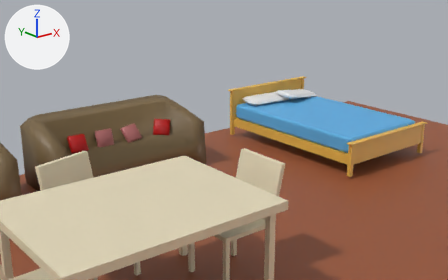
The Blender file Asset/Models/Title/HouseObject/houseObject.blend as it was, and as the next commit left it.
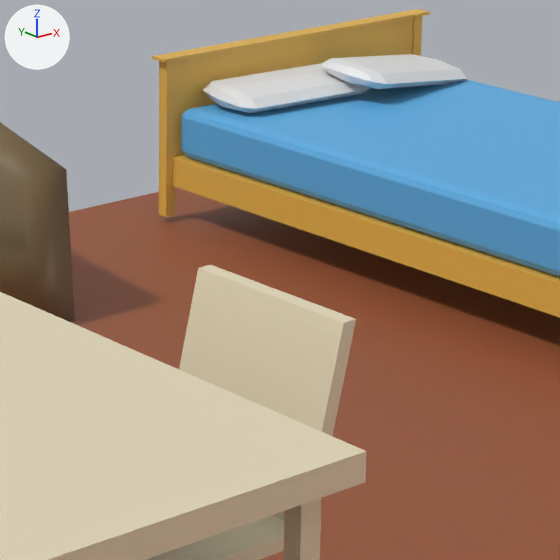
There are two pictures of each version: one from a camera (50 mm lens) standing at (-3.53, -5.34, 2.92) and looking at (1.81, 1.34, 0.25), one close up on the part from 41% to 77% of the width and 26% to 83% of the height. Every picture has the same lights, and +X, +Y and +Z are marked at upper left.
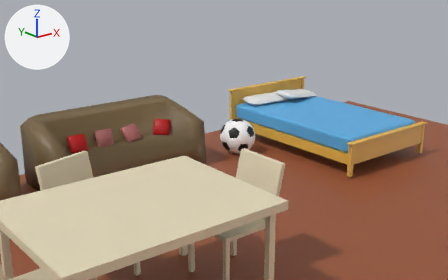
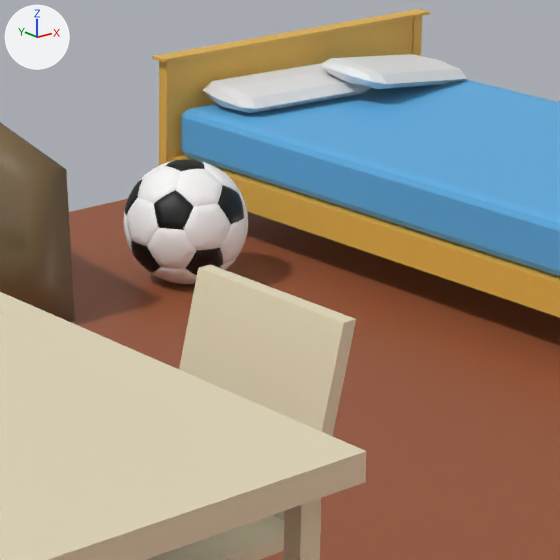
Boxes [x1, y1, x2, y2] around the edits, measured in the close-ups (560 x 560 px):
```json
{"object": "ICO球", "change": "added", "after": [123, 159, 248, 284]}
```

The change, as JSON lines over the scene's bpy script:
```json
{"op": "add", "block": "mat_white", "code": ["mat_white = principled_material('white')", "mat_white.base_color = (1.0, 1.0, 1.0)  # white #ffffff"]}
{"op": "add", "block": "mat_black", "code": ["mat_black = principled_material('black')", "mat_black.base_color = (0.0, 0.0, 0.0)  # black #000000"]}
{"op": "add", "block": "me_ico球", "code": ["me_ico球 = bpy.data.meshes.new('ICO球')", "me_ico球.from_pydata(...)  # an icosphere of 20 faces spanning x -0.89..0.89, y -0.85..0.85, z -1.0..1.0", "me_ico球.polygons.foreach_set('use_smooth', [True] * 20)", "me_ico球.materials.append(mat_white)  # white #ffffff", "me_ico球.materials.append(mat_black)  # black #000000"]}
{"op": "add", "block": "ob_ico球", "code": ["ob_ico球 = bpy.data.objects.new('ICO球', me_ico球)", "ob_ico球.location = (1.976, 1.226, 0.303)", "ob_ico球.scale = (0.3, 0.3, 0.3)", "_m = ob_ico球.modifiers.new('ベベル', 'BEVEL')", "_m.width = 0.35", "_m.width_pct = 0.35", "_m.affect = 'VERTICES'", "_m.material = 1", "_m = ob_ico球.modifiers.new('辺分離', 'EDGE_SPLIT')", "_m.split_angle = 0.0", "_m = ob_ico球.modifiers.new('細分化', 'SUBSURF')", "_m.subdivision_type = 'SIMPLE'", "_m.levels = 2", "_m = ob_ico球.modifiers.new('キャスト', 'CAST')", "_m.factor = 1.0", "_m.size = 0.1", "_m = ob_ico球.modifiers.new('ソリッド化', 'SOLIDIFY')", "_m.use_rim_only = True", "_m = ob_ico球.modifiers.new('ベベル.001', 'BEVEL')"]}
```
